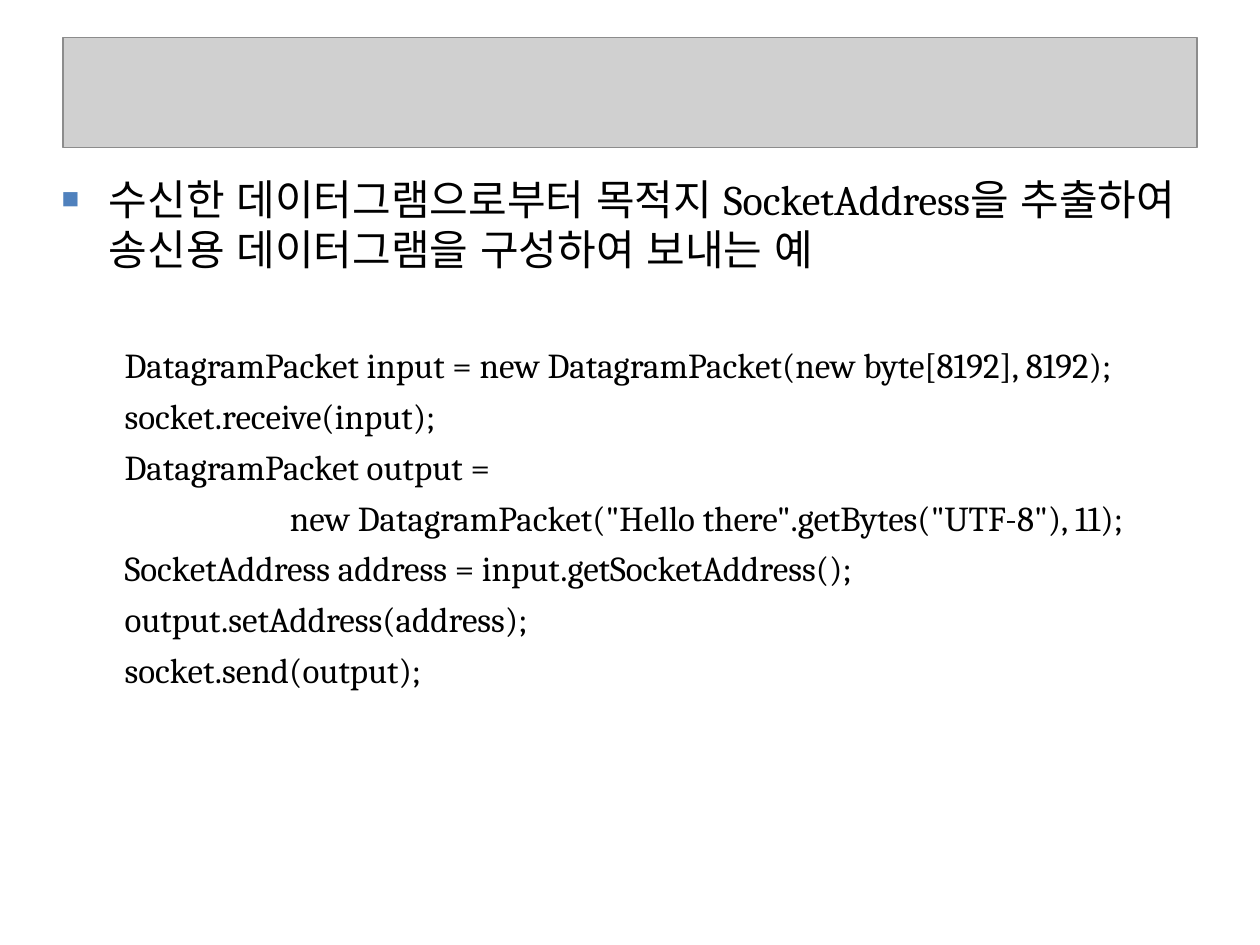
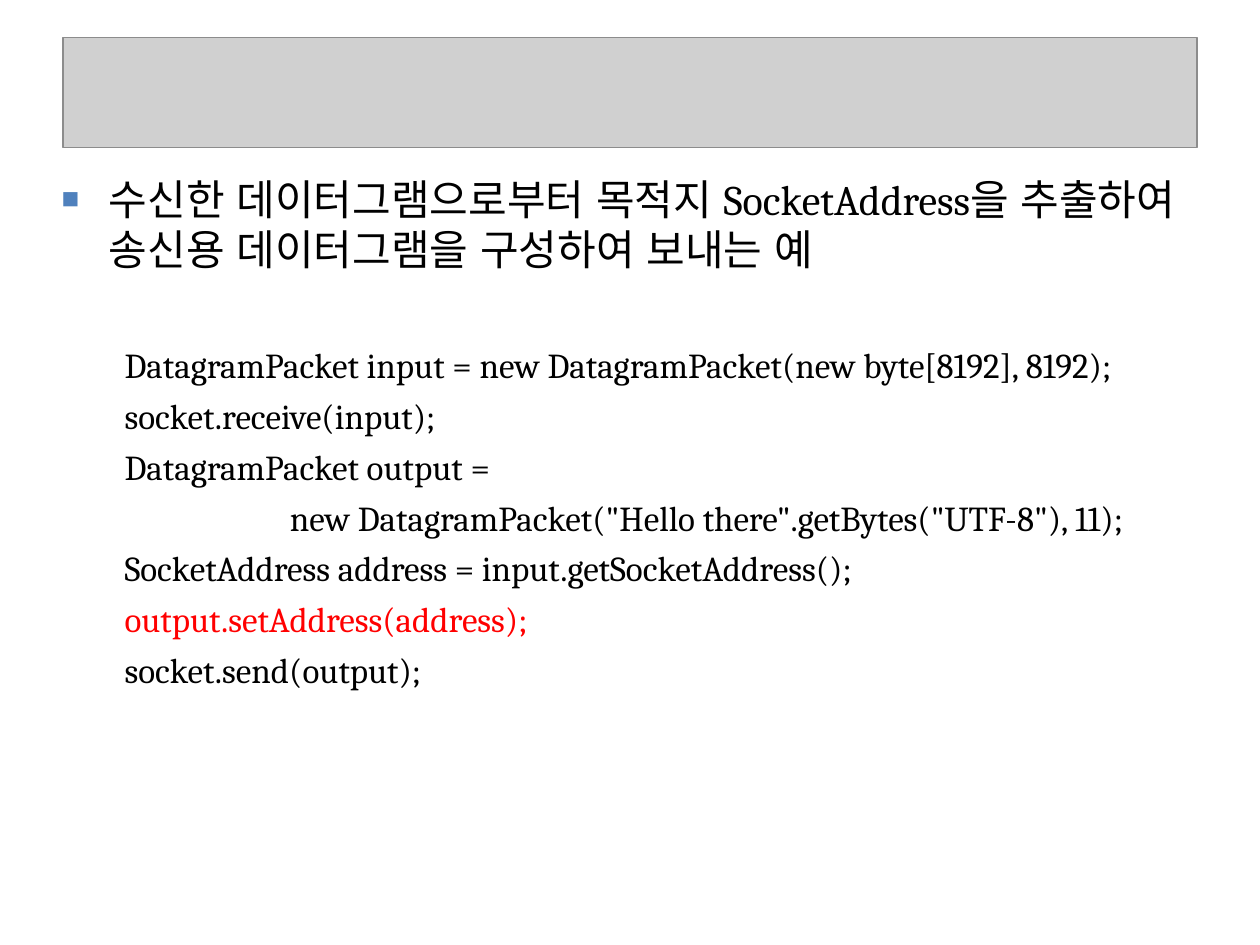
Before and after one commit to seleuchel/javaNetwork, a slide deck: slide 44 of ppt/1205_다시다운(수정됨)_chap12UDP.ppt. Drawn at 1260x945 pixels with LibreOffice and Linux fonts; fonts in the diff are those of the drawing; grey boxes stand for pictures; background and template pictures are left out. Boxes give left, top, right and bottom in pixels: in the first picture for what was removed or moved away, otherwise in the second. Text is boxed around its words. In the diff, an @@ line names an element or a change of style, - is before the commit and + after.

```diff
--- a/ppt/1205_다시다운(수정됨)_chap12UDP.ppt
+++ b/ppt/1205_다시다운(수정됨)_chap12UDP.ppt
@@ text at (x1=125, y1=607, x2=528, y2=640): text colour #000000 to #FF0000 in "output.setAddress(address);" @@
```
Also in this commit, not shown: 17 other slides changed, 3 other files.
